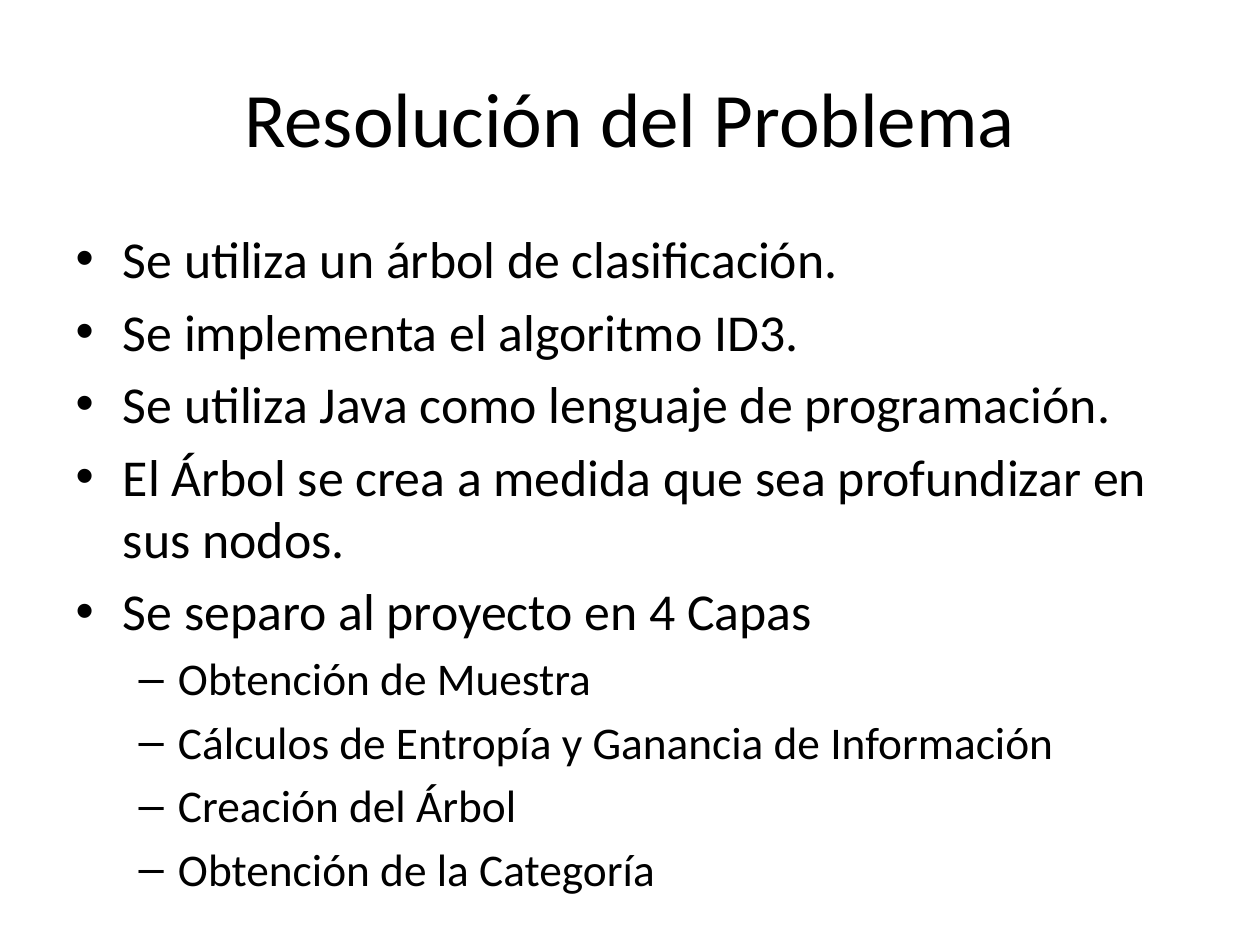
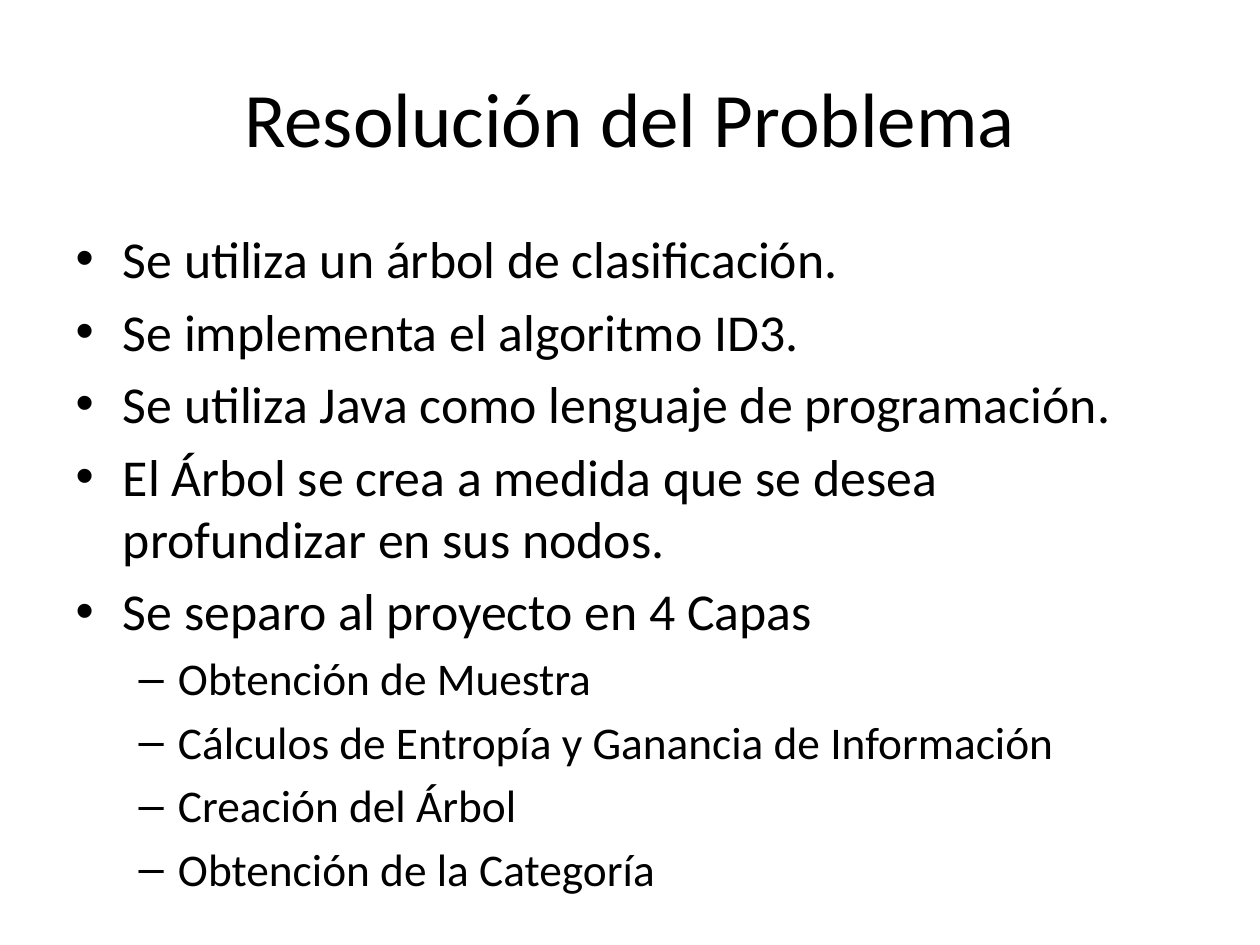
Before and after one commit to smoral/arbol-de-desicion, a slide deck: slide 1 of docs/PPT SDSD.pptx (slide 2 before the commit). Drawn at 1260x945 pixels with LibreOffice and Linux fonts; fonts in the diff are those of the drawing. Boxes give left, top, right and bottom in pixels: in the first picture for what was removed or moved away, otherwise in the second. Text is boxed around its words. In the diff, an @@ line names an element or a change of style, - is before the commit and + after.

```diff
--- a/docs/PPT SDSD.pptx
+++ b/docs/PPT SDSD.pptx
@@ text at <box>123,453,937,567</box>: text changed @@
-• El Árbol se crea a medida que sea profundizar en sus nodos.
+• El Árbol se crea a medida que se desea profundizar en sus nodos.
```
Also in this commit, not shown: 3 other slides changed, 1 slide removed, 1 other file.
